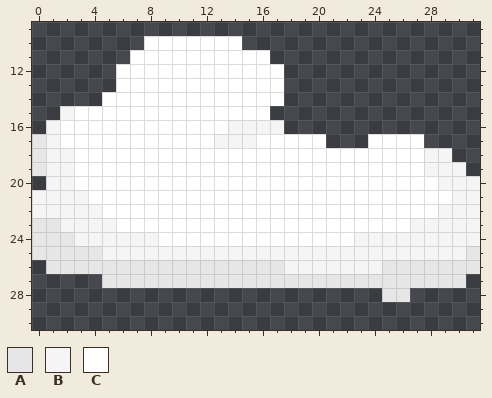
File history of a pixel-art file, Aseprite files/Cloud_1.aseprite. Above, as it was before the edit.
32x32 pixels, 1 frame. Shown: x 0..31, y 9..30.
Palette (. is transparent): A #e6e6e6  B #f5f5f5  C #ffffff
The same view after the edit:
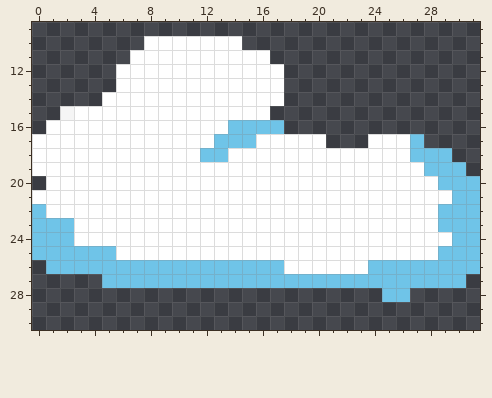
From old to new:
Colour A changes from #e6e6e6 to #6fc4e8.
Colour B becomes colour A in row 16 at x 14 to 17; in row 17 at x 13 to 15; in row 18 at x 28 to 29; in row 19 at x 28 to 30; in row 20 at x 29 to 31; in row 21 at x 30 to 31.
Colour B becomes colour A in row 22 at x 0 and 29 to 31; in row 23 at x 2 and 29 to 31; in row 24 at x 30 to 31; in row 25 at x 5 and 29 to 30; in row 26 at x 24.
Colour C becomes colour A in row 17 at x 27; in row 18 at x 12 to 13 and 27.
Colour A becomes colour C in rows 17 to 19 at x 0.
Colour B becomes colour C in rows 16 to 17 at x 1; in rows 18 to 20 at x 1 to 2; in row 21 at x 0 to 3; in row 22 at x 1 to 4; in row 23 at x 3 to 5 and 27 to 28; in row 24 at x 3 to 8 and 23 to 29.
Colour B becomes colour C in row 25 at x 6 to 28; in row 26 at x 18 to 23.
